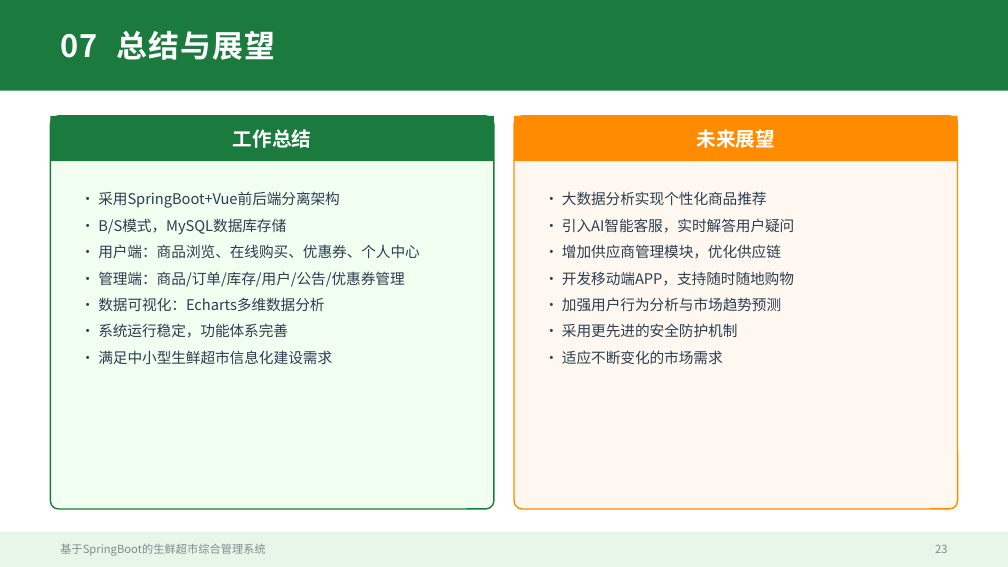
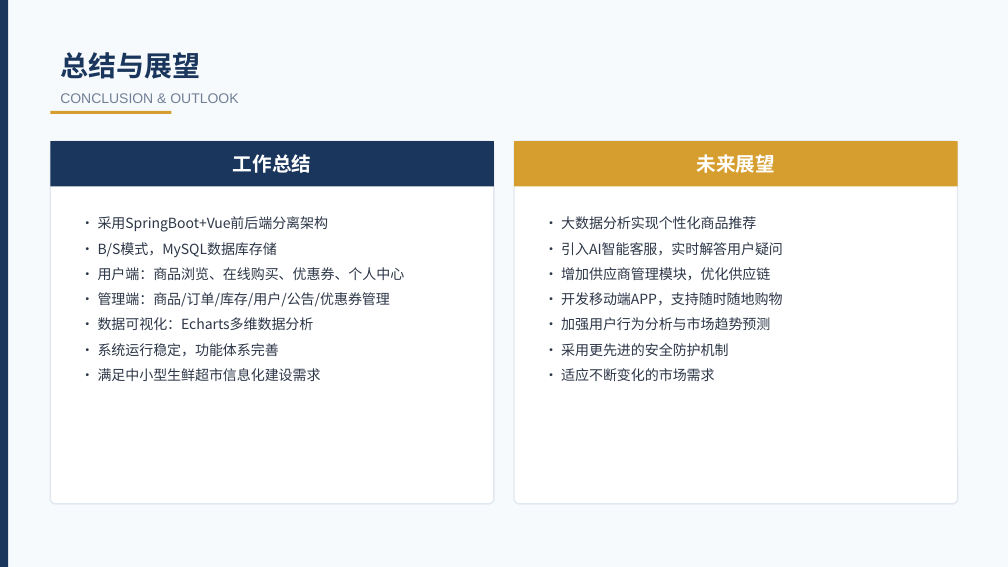
Before and after one commit to lvolk555/Trea--warehouse-, a slide deck: slide 21 of 生鲜超市综合管理系统_毕业答辩PPT.pptx (slide 23 before the commit). Drawn at 1008x567 pixels with LibreOffice and Linux fonts; fonts in the diff are those of the drawing. Boxes give left, top, right and bottom in pixels: in the first picture for what was removed or moved away, otherwise in the second. Text is boxed around its words. In the diff, an @@ line names an element or a change of style, - is before the commit and + after.

Commit message:
更新毕业答辩PPT - 采用深蓝色商务模板风格，添加学院信息

```diff
--- a/生鲜超市综合管理系统_毕业答辩PPT.pptx
+++ b/生鲜超市综合管理系统_毕业答辩PPT.pptx
@@ background #FFFFFF to #F7FAFC @@
@@ rectangle removed at (0, 0, 1008, 91) @@
@@ rectangle added at (0, 0, 8, 566), fill #1A365D @@
@@ text at (60, 52, 200, 79): text changed; size 22 to 20 pt; text colour #FFFFFF to #1A365D @@
-07 总结与展望
+总结与展望
@@ rectangle added at (50, 111, 171, 114), fill #D69E2E @@
@@ text added at (60, 93, 238, 103), 10 pt, text #718096 @@
+CONCLUSION & OUTLOOK
@@ rounded rectangle: place and size @@
-rounded rectangle at (50, 116, 494, 509)
+rounded rectangle at (50, 141, 494, 504)
@@ rounded rectangle at (50, 141, 494, 504): fill #F0FFF0 to #FFFFFF; outline #1B7A3D 1 pt to #E2E8F0 1 pt; proportions changed @@
@@ rectangle at (50, 141, 494, 186): fill #1B7A3D to #1A365D @@
@@ 2 texts, 2 rectangles: place and size @@
-2 texts, 2 rectangles at (50, 116, 958, 161)
+2 texts, 2 rectangles at (50, 141, 958, 186)
@@ rounded rectangle: place and size @@
-rounded rectangle at (514, 116, 958, 509)
+rounded rectangle at (514, 141, 958, 504)
@@ rounded rectangle at (514, 141, 958, 504): fill #FFF8F0 to #FFFFFF; outline #FF8C00 1 pt to #E2E8F0 1 pt; proportions changed @@
@@ rectangle at (514, 141, 958, 186): fill #FF8C00 to #D69E2E @@
@@ text "• 采用SpringBoot+Vue前后端分离架构": place and size @@
-text "• 采用SpringBoot+Vue前后端分离架构" at (98, 191, 420, 365)
+text "• 采用SpringBoot+Vue前后端分离架构" at (98, 216, 405, 381)
@@ text "• 采用SpringBoot+Vue前后端分离架构" at (98, 216, 405, 381): size 10.5 to 10 pt, text colour #2C3E50 to #2D3748 @@
@@ text "• 大数据分析实现个性化商品推荐" at (561, 216, 783, 381): size 10.5 to 10 pt, text colour #2C3E50 to #2D3748 @@
@@ text "• 大数据分析实现个性化商品推荐": place and size @@
-text "• 大数据分析实现个性化商品推荐" at (562, 191, 794, 364)
+text "• 大数据分析实现个性化商品推荐" at (561, 216, 783, 381)
@@ rectangle removed at (0, 532, 1008, 567) @@
@@ text removed at (60, 544, 265, 556) @@
-基于SpringBoot的生鲜超市综合管理系统
@@ text removed at (935, 545, 947, 553) @@
-23
```
Also in this commit, not shown: 12 other slides changed, 9 slides added, 11 slides removed.
